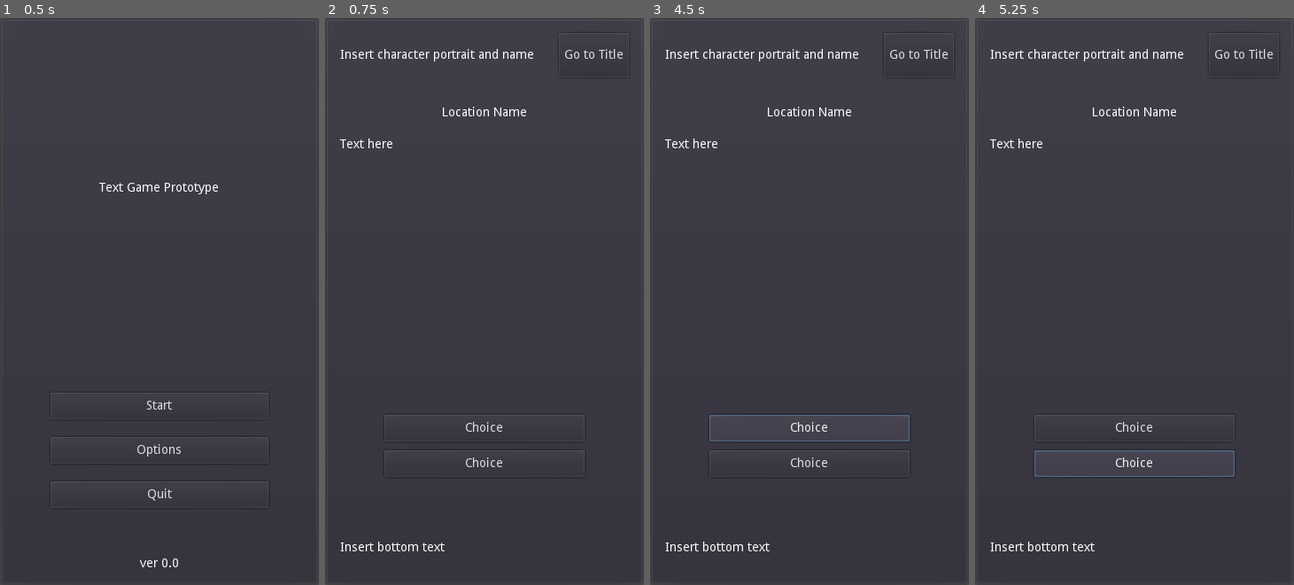
Above: before the commit, frames 1-4 (left to right).
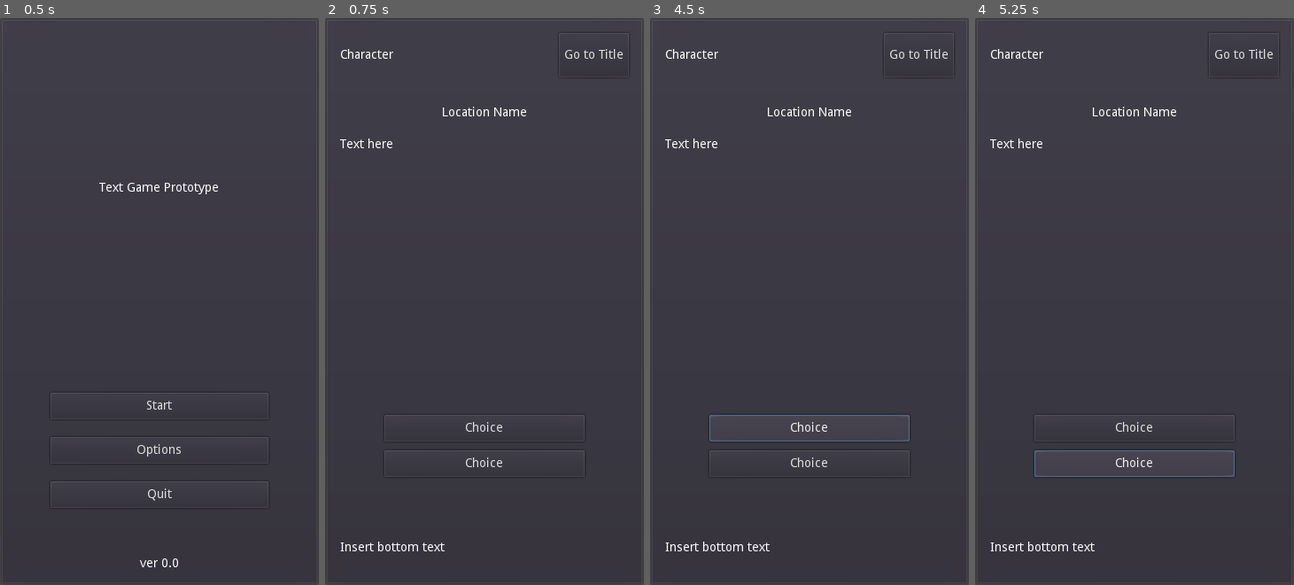
Above: after the commit, the same moments.

Repository: philipuriarte/A-Churchyard-of-Orphans
Game: Godot game, scene res://scenes/main.tscn
The game is run twice, just before and just after one commit, with the same random seed, the same clock (stepped at 60 frames per second) and the same inputs.
Inputs:
- Up to frame 1 (0.5 s): no input
- Up to frame 2 (0.75 s): click "Start" at 0.5 s
- Up to frame 3 (4.5 s): click "Go to Title" at 1.25 s; click "Start" at 2 s; click "Go to Title" at 2.75 s; click "Start" at 3.5 s; click "Choice" at 4.25 s
- Up to frame 4 (5.25 s): click "Choice" at 5 s

Frame 1 is identical in both runs. In frame 2, 0.4% of the frame differs, in the area x 4-66%, y 5-8%; in frame 3, 0.4%; in frame 4, 0.4%.

Commit message:
Update text in UpperText

Diff:
--- a/scenes/game_screen_scenes/upper_container.tscn
+++ b/scenes/game_screen_scenes/upper_container.tscn
@@ -13,7 +13,7 @@
 margin_right = 263.0
 margin_bottom = 32.0
 size_flags_horizontal = 3
-text = "Insert character portrait and name"
+text = "Character"
 
 [node name="TitleButton" type="Button" parent="."]
 margin_left = 267.0
